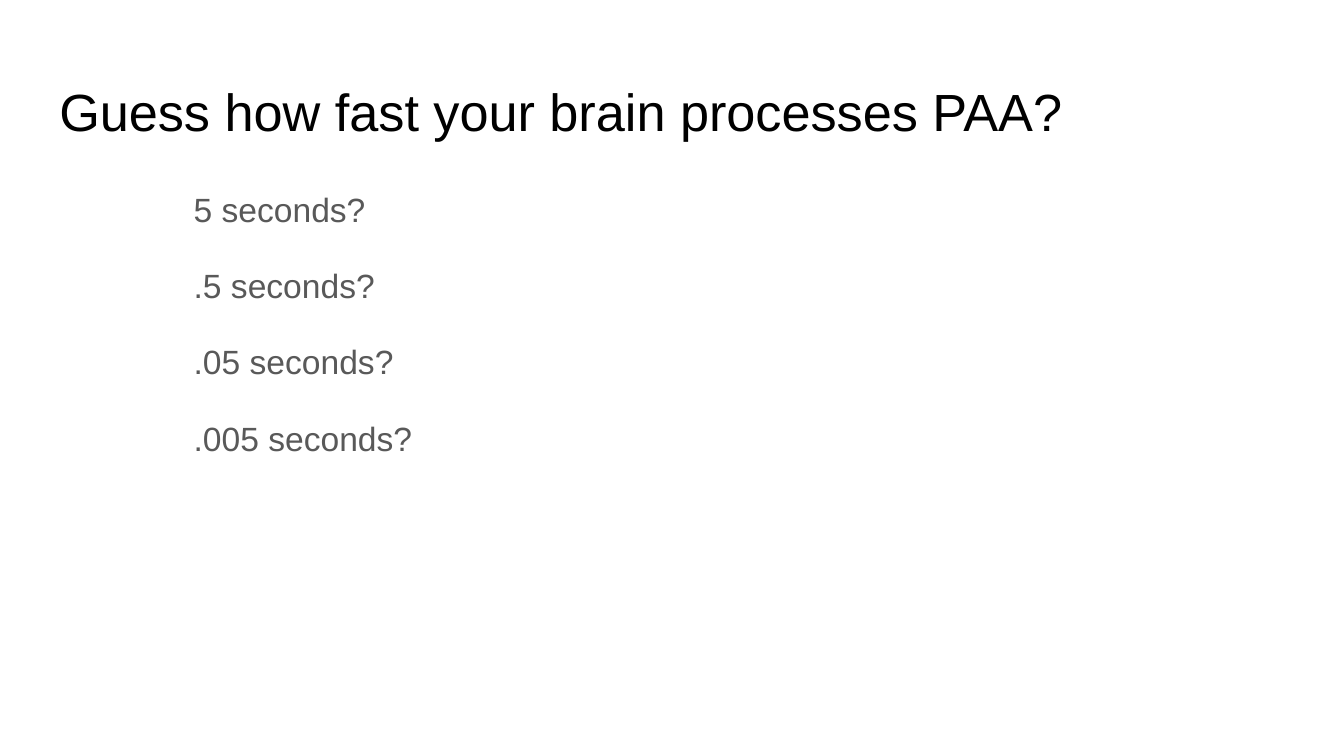
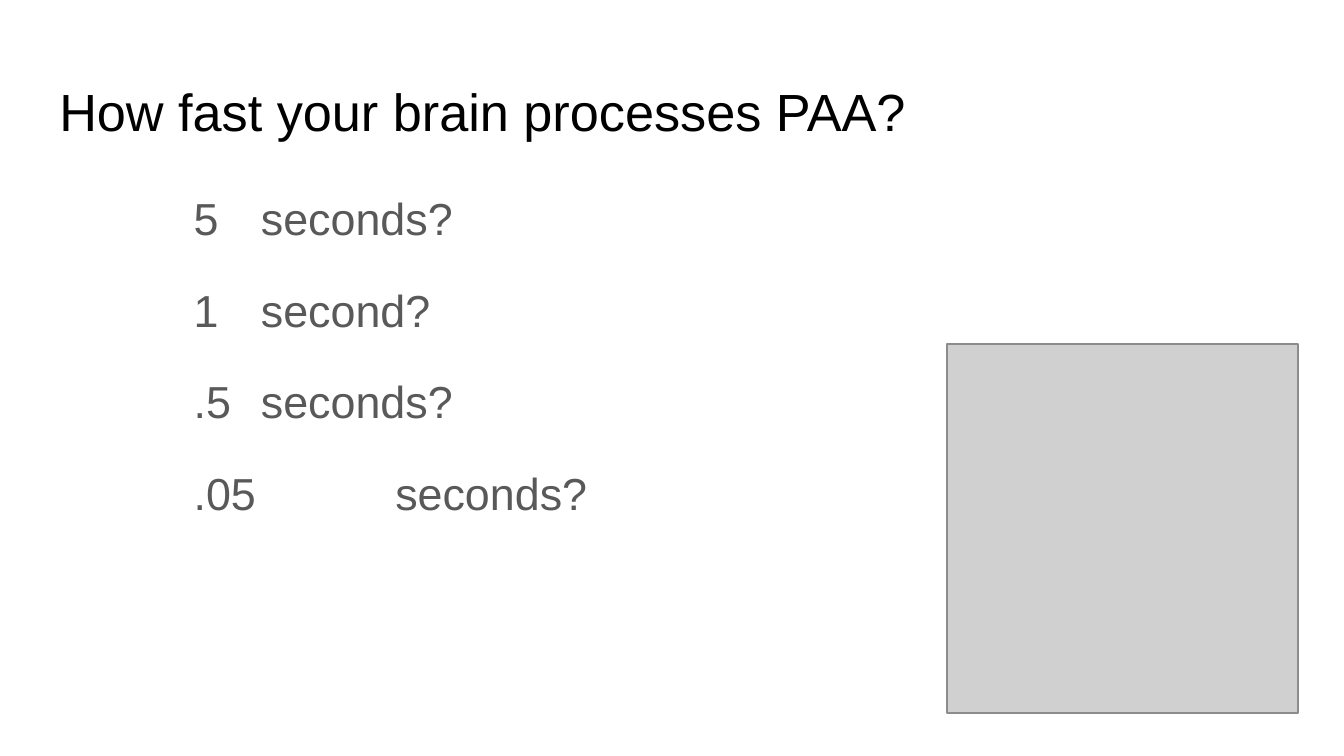
Before and after one commit to soslin/ds-trainings-i-created, a slide deck: slide 3 of Made you look!.pptx. Drawn at 1344x756 pixels with LibreOffice and Linux fonts; fonts in the diff are those of the drawing; grey boxes stand for pictures. Boxes give left, top, right and bottom in pixels: in the first picture for what was removed or moved away, otherwise in the second. Text is boxed around its words. In the diff, an @@ line names an element or a change of style, - is before the commit and + after.

Commit message:
Draft 2

```diff
--- a/Made you look!.pptx
+++ b/Made you look!.pptx
@@ title at box(59, 93, 906, 141): text changed @@
-Guess how fast your brain processes PAA?
+How fast your brain processes PAA?
@@ text at box(194, 202, 587, 511): size 18 to 24 pt in "5 seconds?", ".5 seconds?", ".05 seconds?" @@
@@ text at box(194, 294, 430, 328): paragraph added @@
+1 second?
@@ picture added at box(948, 344, 1298, 712) @@
@@ text at box(194, 426, 412, 452): paragraph removed @@
-.005 seconds?
```
Also in this commit, not shown: 4 other slides changed, 4 slides added, 1 slide removed.
